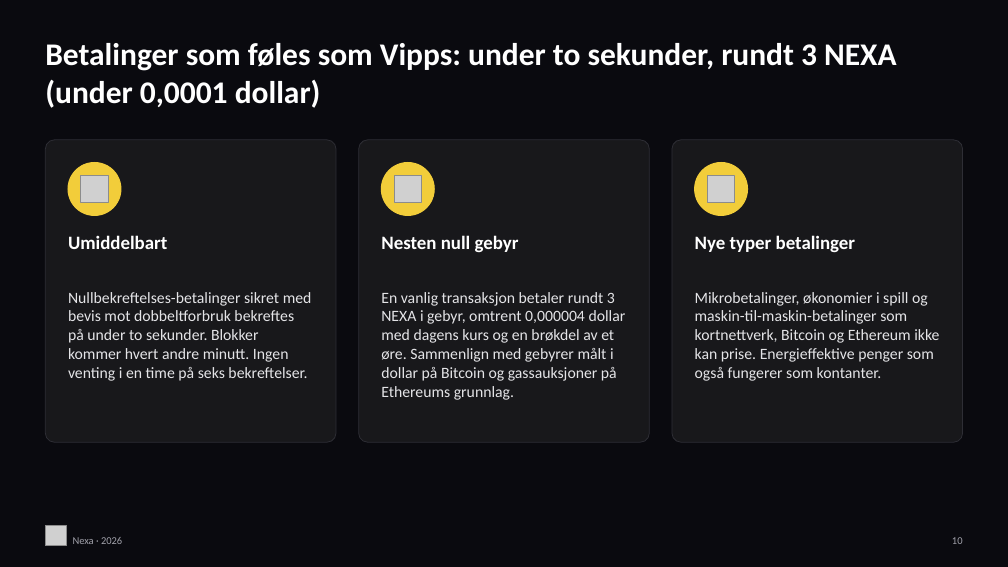
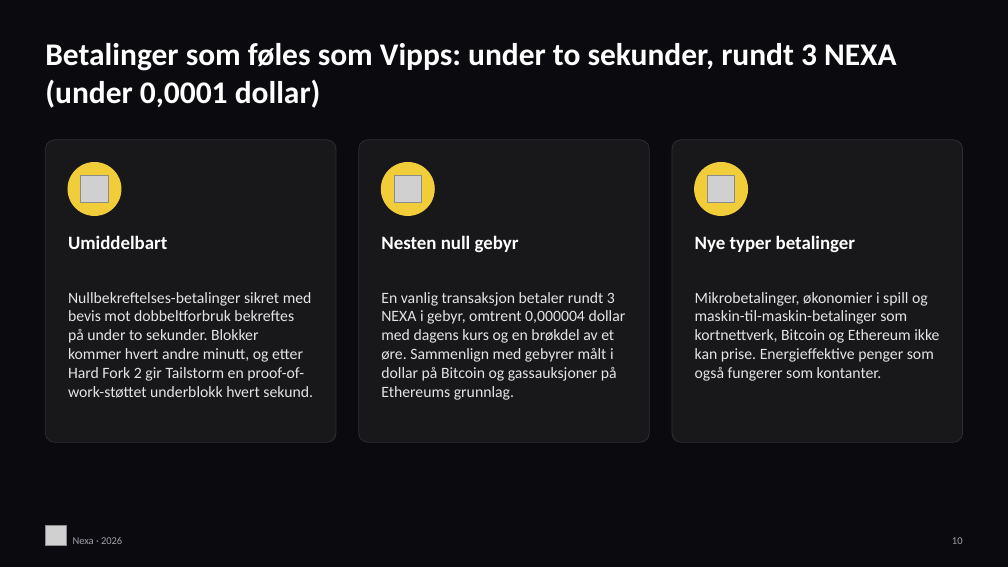
Before and after one commit to jQrgen/presentations, a slide deck: slide 10 of docs/nexa-vs-bitcoin-ethereum/Nexa-vs-Bitcoin-Ethereum-NO.pptx. Drawn at 1008x567 pixels with LibreOffice and Linux fonts; fonts in the diff are those of the drawing; grey boxes stand for pictures. Boxes give left, top, right and bottom in pixels: in the first picture for what was removed or moved away, otherwise in the second. Text is boxed around its words. In the diff, an @@ line names an element or a change of style, - is before the commit and + after.

Commit message:
Nexa deck: authority batons, Token Secrets, wallet identity and payments, Tailstorm (19 slides)

```diff
--- a/docs/nexa-vs-bitcoin-ethereum/Nexa-vs-Bitcoin-Ethereum-NO.pptx
+++ b/docs/nexa-vs-bitcoin-ethereum/Nexa-vs-Bitcoin-Ethereum-NO.pptx
@@ text at (68, 292, 313, 398): text changed @@
-Nullbekreftelses-betalinger sikret med bevis mot dobbeltforbruk bekreftes på under to sekunder. Blokker kommer hvert andre minutt. Ingen venting i en time på seks bekreftelser.
+Nullbekreftelses-betalinger sikret med bevis mot dobbeltforbruk bekreftes på under to sekunder. Blokker kommer hvert andre minutt, og etter Hard Fork 2 gir Tailstorm en proof-of-work-støttet underblokk hvert sekund.
```
Also in this commit, not shown: 5 other slides changed, 3 slides added, 27 other files.
